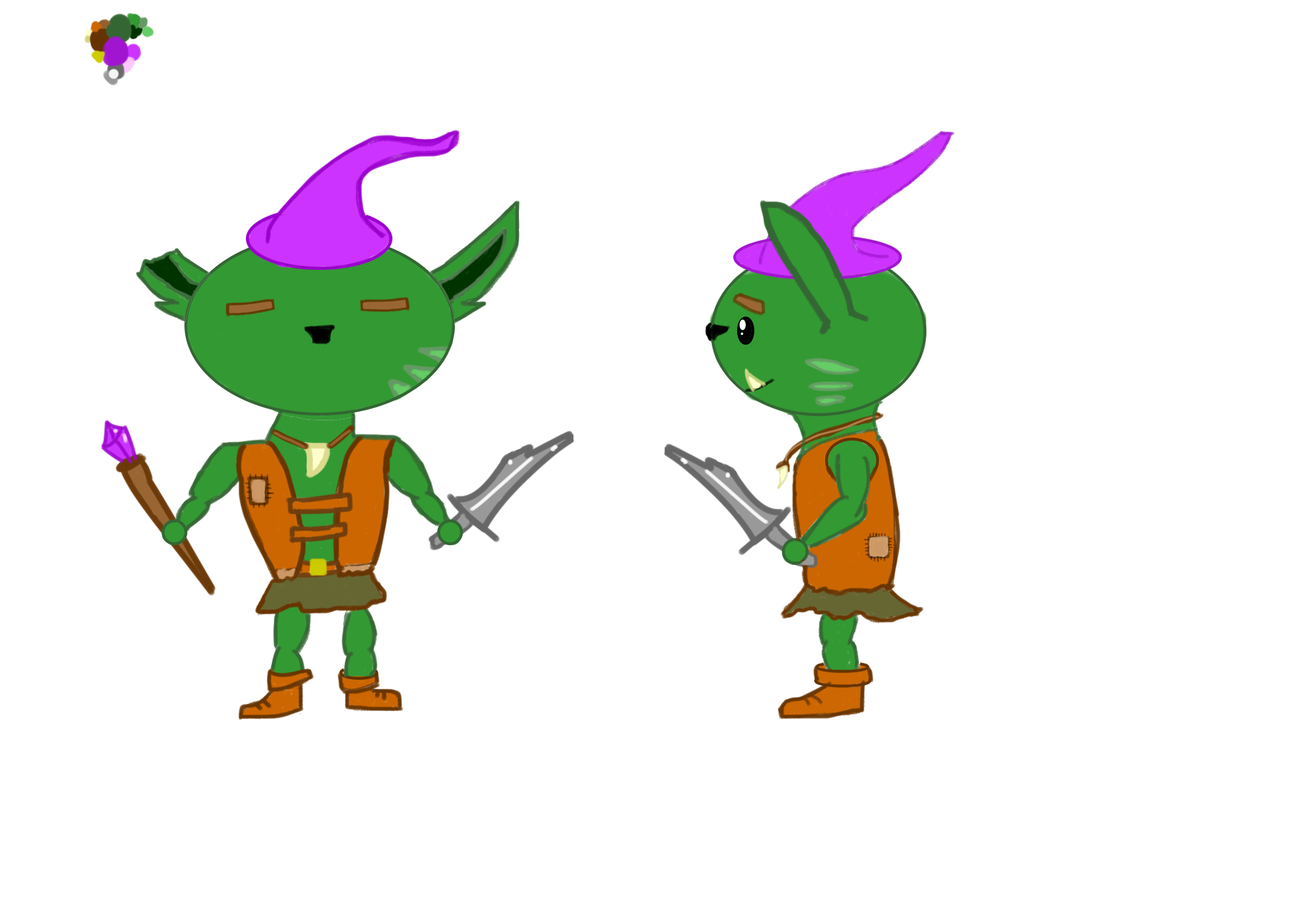
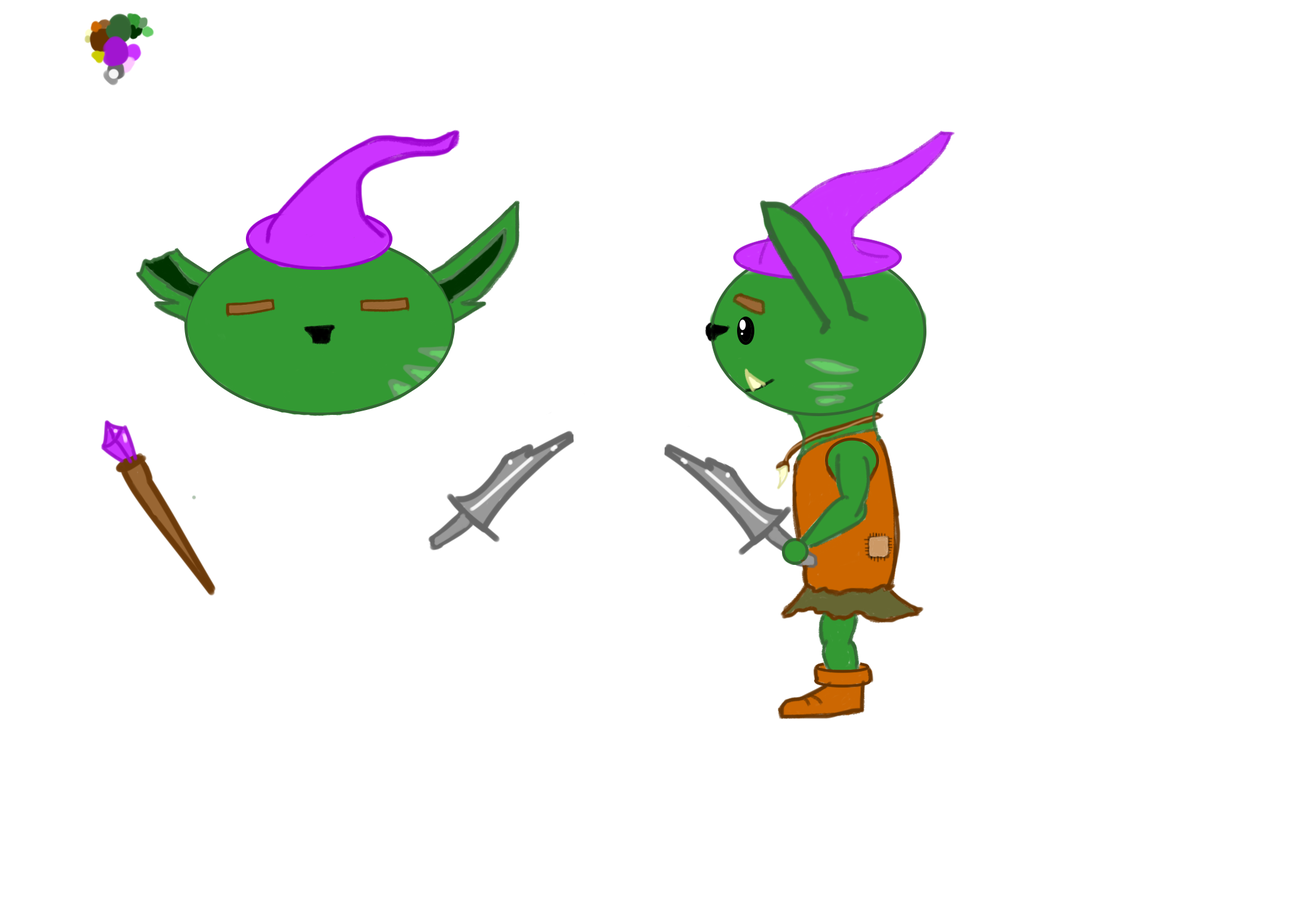
Two versions of the same layered image (w=1291, h=922). Layer-by-layer changes:
painted on "Head" over [268, 408, 357, 421]
hid "body", painted on it over [120, 209, 464, 721]
moved "Ear L" above "Ear R", painted on it over [166, 252, 212, 323]
moved "Ear R" above "Weapons", painted on it over [428, 245, 497, 325]
